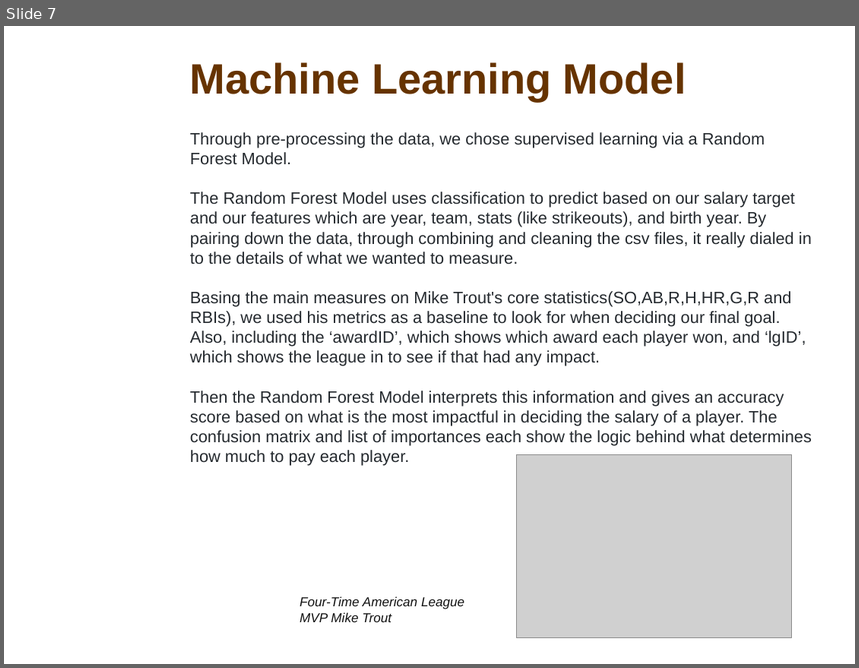
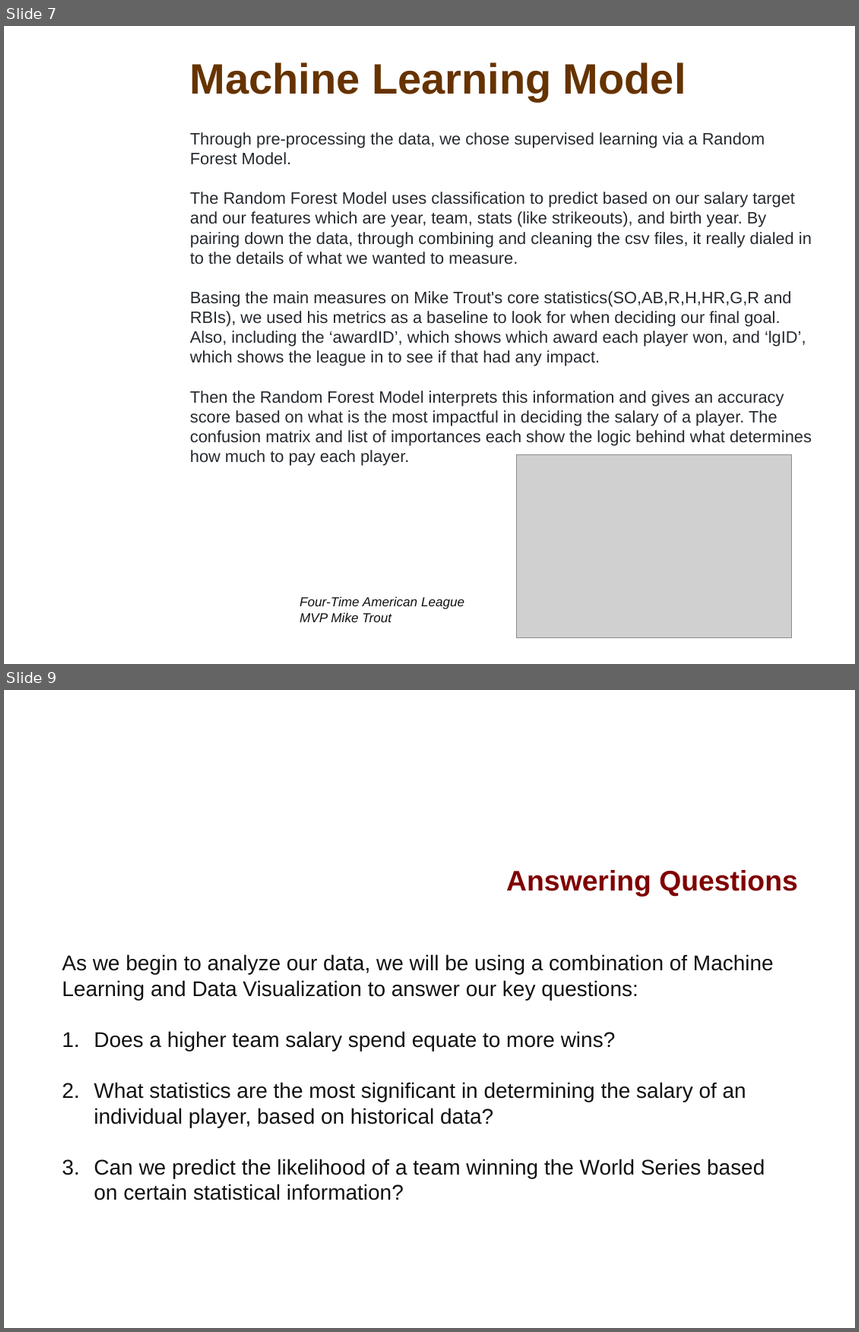
Before and after one commit to davidfashbinder/final_project, a slide deck: Final Presentation.pptx. Shown one above the other, each under a label of ours: slide 7 before the commit, slides 7 and 9 after it; the slides between them are not shown. The pictures are 859x668 and 859x1332 pixels, drawn with LibreOffice and Linux fonts; fonts in the diff are those of the drawing; grey boxes stand for pictures; background and template pictures are left out. Boxes give left, top, right and bottom in pixels: in the first picture for what was removed or moved away, otherwise in the second. Text is boxed around its words. In the diff, an @@ line names an element or a change of style, - is before the commit and + after.

```diff
--- a/Final Presentation.pptx
+++ b/Final Presentation.pptx
@@ slide 9 added at (x1=4, y1=690, x2=855, y2=1328), background picture (left out) @@
@@ title added at (x1=506, y1=870, x2=797, y2=897), 24 pt, text #800000, bold @@
+Answering Questions
@@ text added at (x1=62, y1=954, x2=774, y2=1201), 18 pt, text #111111 @@
+As we begin to analyze our data, we will be using a combination of Machine Learning and Data Visualization to answer our key questions:
+1. Does a higher team salary spend equate to more wins?
+2. What statistics are the most significant in determining the salary of an individual player, based on historical data?
+3. Can we predict the likelihood of a team winning the World Series based on certain statistical information?
```
Also in this commit, not shown: 3 slides changed, 1 other slide added, 1 slide removed.
